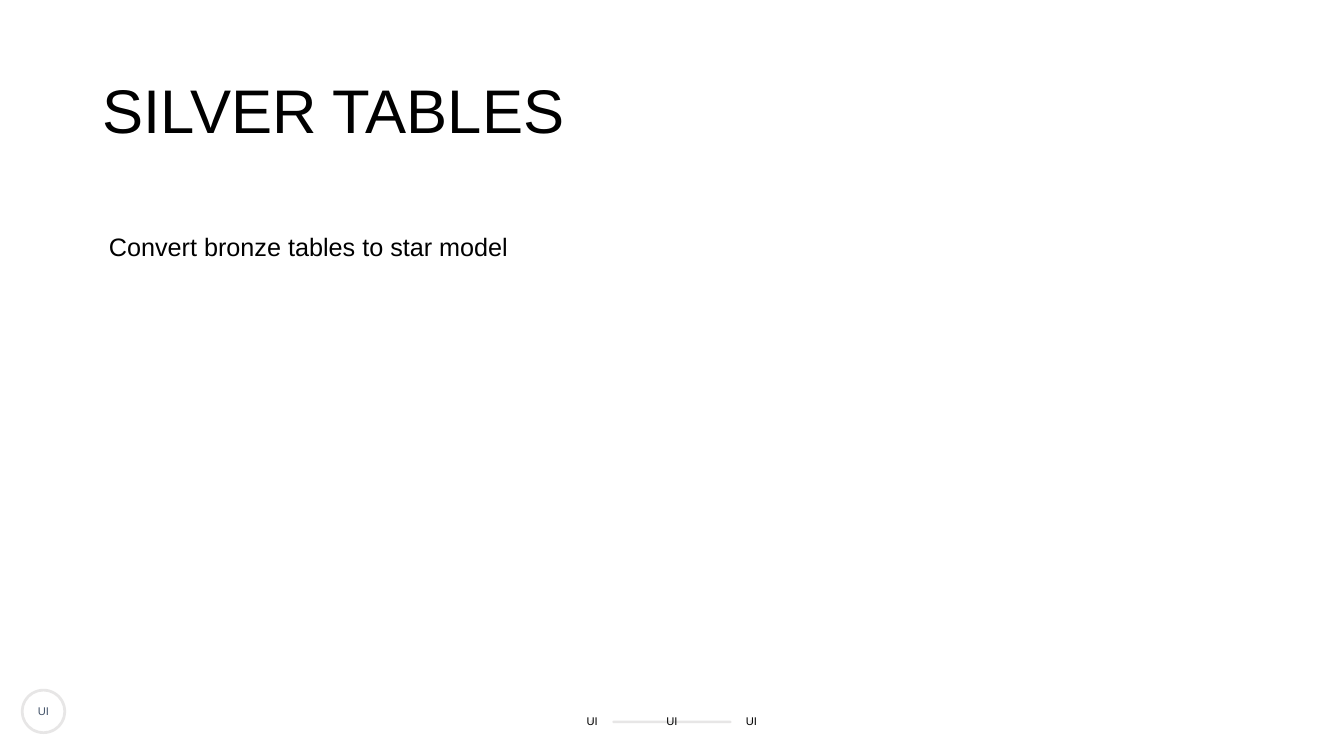
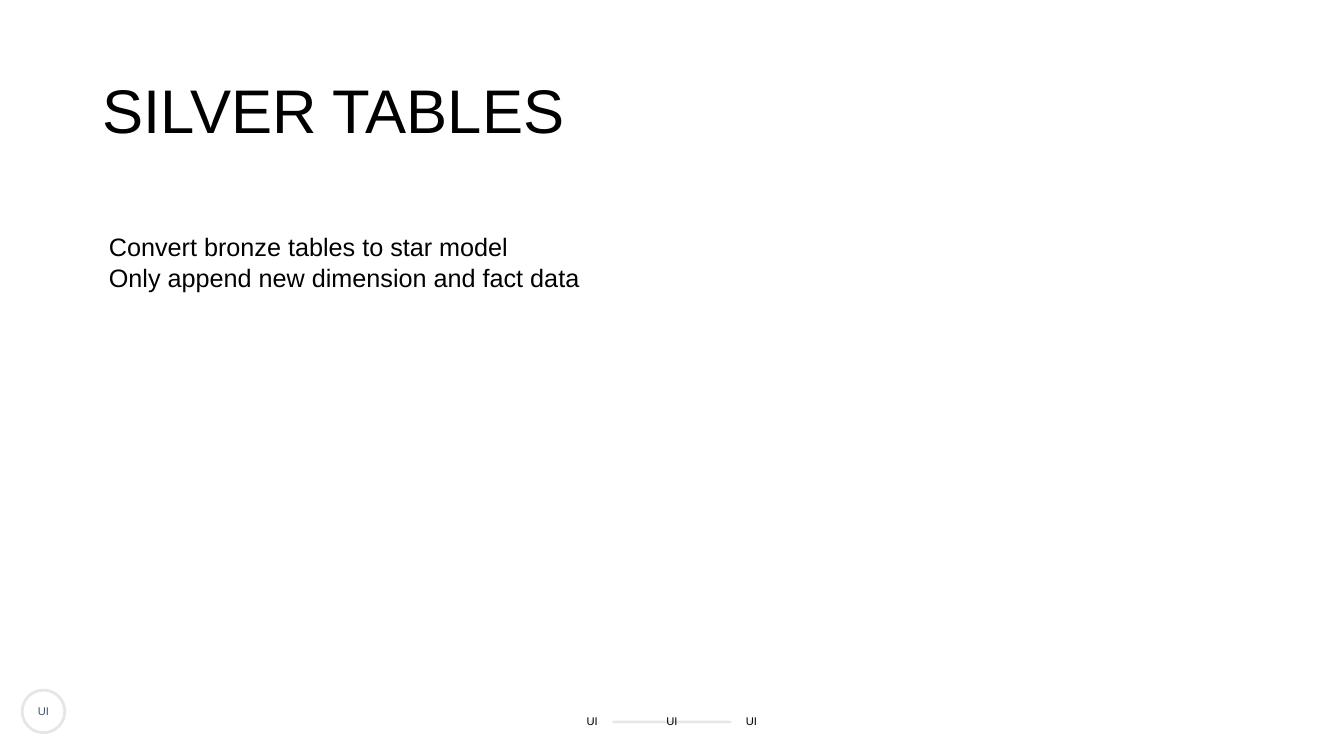
Before and after one commit to bartzwemmer/fedex, a slide deck: slide 7 of docs/Rijksmuseum_data.pptx (slide 5 before the commit). Drawn at 1344x756 pixels with LibreOffice and Linux fonts; fonts in the diff are those of the drawing. Boxes give left, top, right and bottom in pixels: in the first picture for what was removed or moved away, otherwise in the second. Text is boxed around its words. In the diff, an @@ line names an element or a change of style, - is before the commit and + after.

```diff
--- a/docs/Rijksmuseum_data.pptx
+++ b/docs/Rijksmuseum_data.pptx
@@ text at [109,268,579,292]: paragraph added @@
+Only append new dimension and fact data
```
Also in this commit, not shown: 2 other slides changed, 5 slides added, 1 slide removed, 1 other file.
